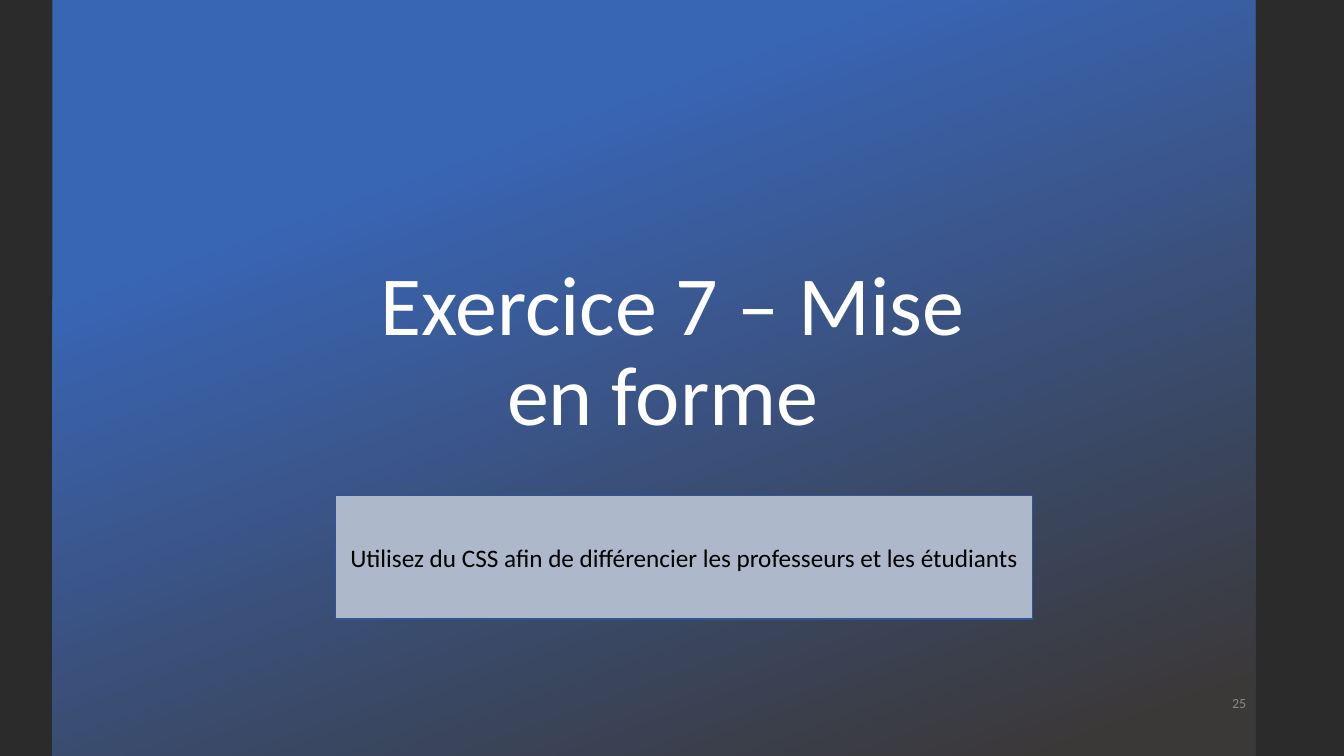
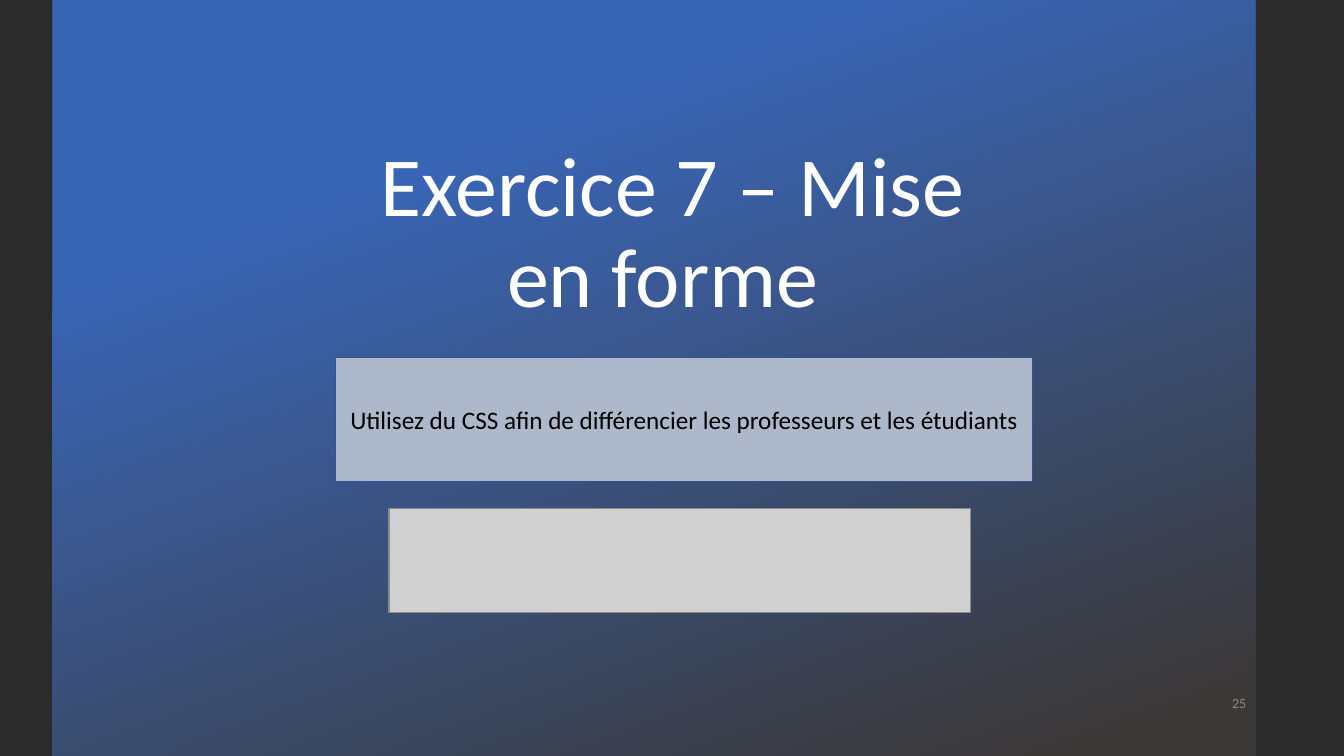
Before and after one commit to DylanMielot/FormationFormateur, a slide deck: slide 25 of Formation de formateur.pptx. Drawn at 1344x756 pixels with LibreOffice and Linux fonts; fonts in the diff are those of the drawing; grey boxes stand for pictures; background and template pictures are left out; a plain dark background stands for a picture behind light text. Boxes give left, top, right and bottom in pixels: in the first picture for what was removed or moved away, otherwise in the second. Text is boxed around its words. In the diff, an @@ line names an element or a change of style, - is before the commit and + after.

```diff
--- a/Formation de formateur.pptx
+++ b/Formation de formateur.pptx
@@ title "Exercice 7 – Mise en ...": place and size @@
-title "Exercice 7 – Mise en ..." at (380, 277, 964, 426)
+title "Exercice 7 – Mise en ..." at (380, 158, 964, 308)
@@ rectangle "Utilisez du CSS afin de ...": place and size @@
-rectangle "Utilisez du CSS afin de ..." at (336, 495, 1032, 619)
+rectangle "Utilisez du CSS afin de ..." at (336, 358, 1032, 482)
@@ picture added at (389, 508, 971, 613) @@
```
Also in this commit, not shown: 6 other slides changed, 1 slide added.
